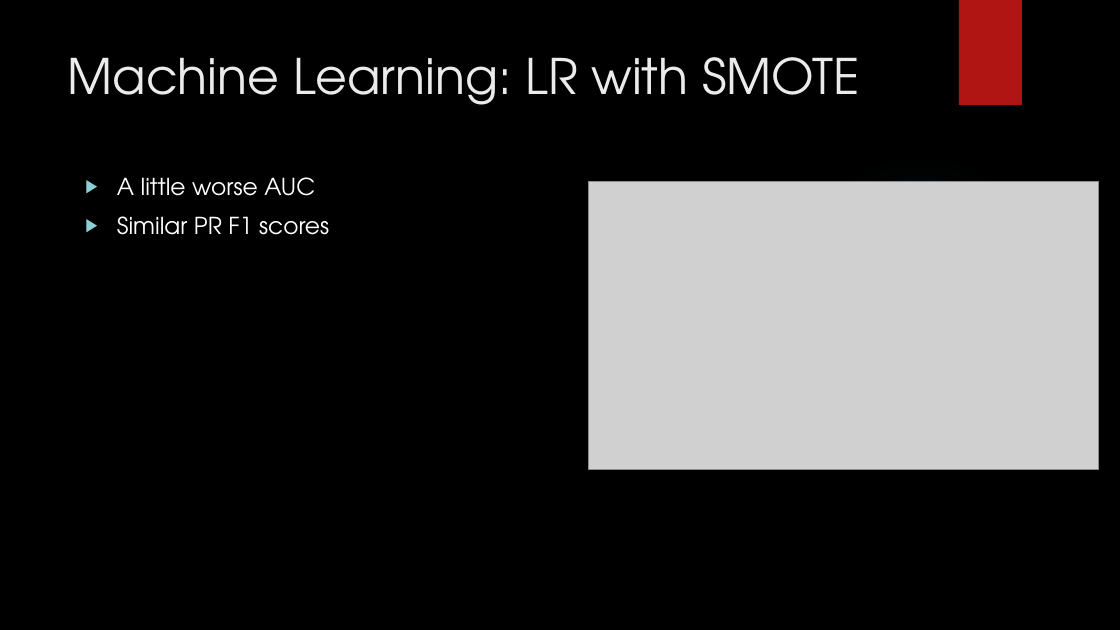
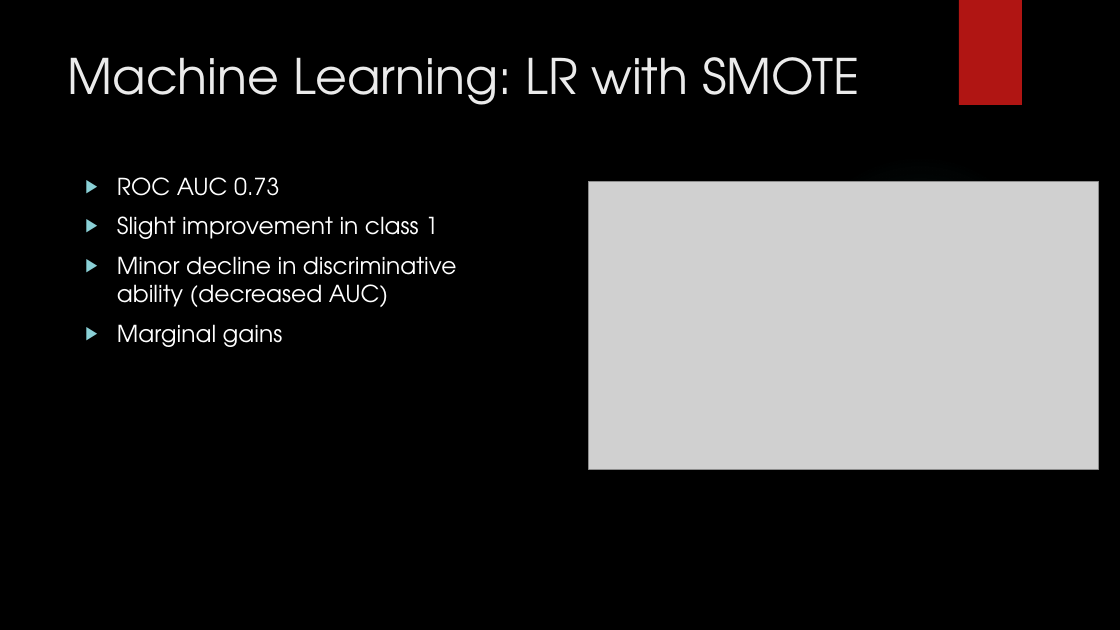
Before and after one commit to Vorlon41/Master-of-Data-Science-CU-Boulder-Colorado, a slide deck: slide 9 of Machine Learning/DTSA 5509 Introduction to Machine Learning Supervised Learning/Final/DTSA 5509 Supervised Learning Project.pptx. Drawn at 1120x630 pixels with LibreOffice and Linux fonts; fonts in the diff are those of the drawing; grey boxes stand for pictures; background and template pictures are left out. Boxes give left, top, right and bottom in pixels: in the first picture for what was removed or moved away, otherwise in the second. Text is boxed around its words. In the diff, an @@ line names an element or a change of style, - is before the commit and + after.

```diff
--- a/Machine Learning/DTSA 5509 Introduction to Machine Learning Supervised Learning/Final/DTSA 5509 Supervised Learning Project.pptx
+++ b/Machine Learning/DTSA 5509 Introduction to Machine Learning Supervised Learning/Final/DTSA 5509 Supervised Learning Project.pptx
@@ text at (x1=117, y1=177, x2=456, y2=347): text changed @@
-▶ A little worse AUC
-▶ Similar PR F1 scores
+▶ ROC AUC 0.73
+▶ Slight improvement in class 1
+▶ Minor decline in discriminative ability (decreased AUC)
+▶ Marginal gains
```
Also in this commit, not shown: 10 other slides changed, 1 slide added, 1 slide removed.
